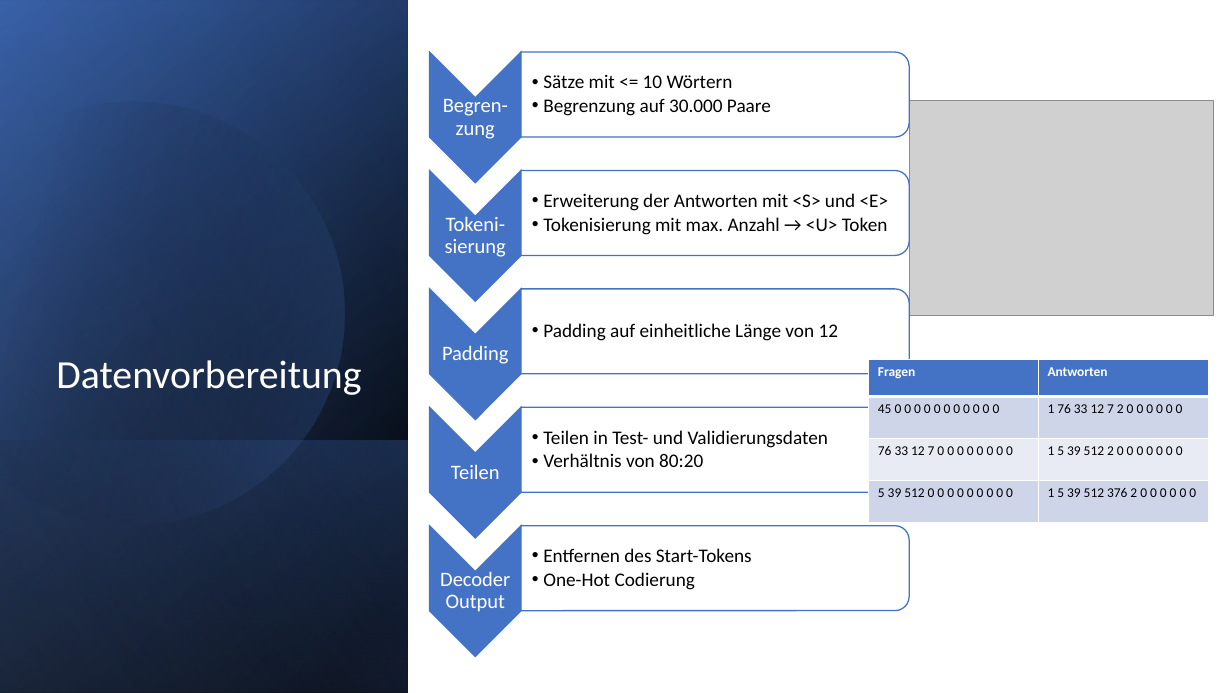
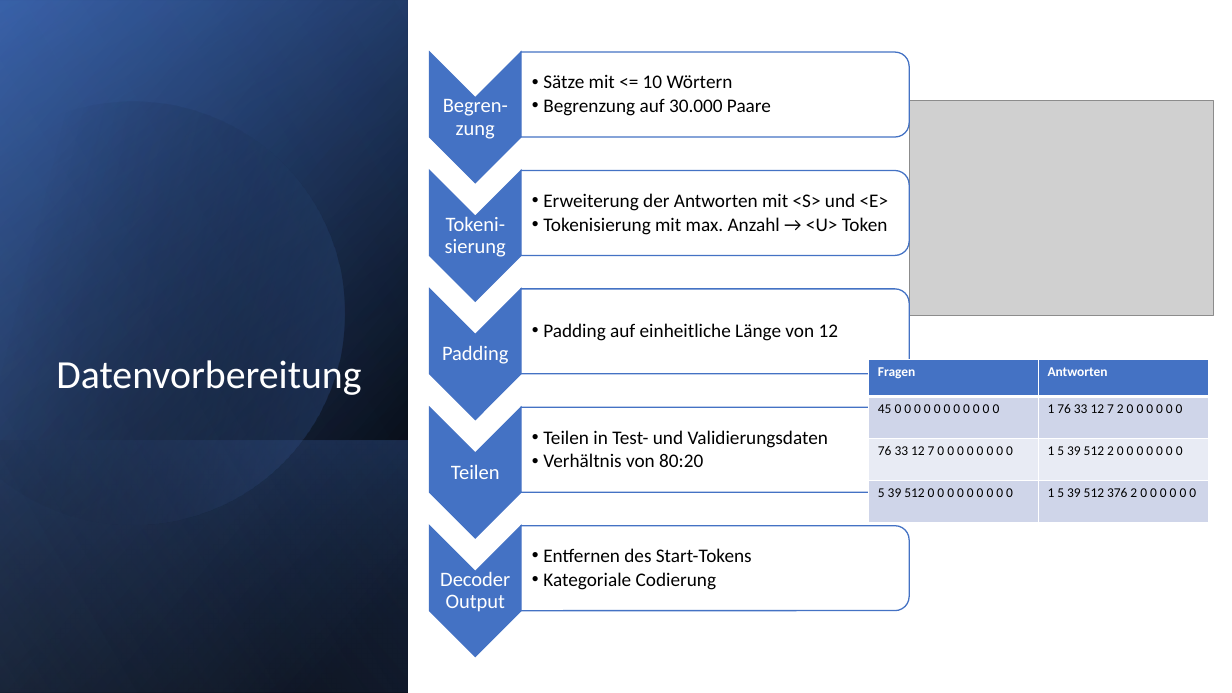
Before and after one commit to techsupport-noah/ML-Projekt, a slide deck: slide 6 of Chatbot.pptx. Drawn at 1232x693 pixels with LibreOffice and Linux fonts; fonts in the diff are those of the drawing; grey boxes stand for pictures. Boxes give left, top, right and bottom in pixels: in the first picture for what was removed or moved away, otherwise in the second. Text is boxed around its words. In the diff, an @@ line names an element or a change of style, - is before the commit and + after.

```diff
--- a/Chatbot.pptx
+++ b/Chatbot.pptx
@@ text at bbox=[543, 572, 716, 590]: text changed @@
-  • One-Hot Codierung
+  • Kategoriale Codierung
```
Also in this commit, not shown: 6 other slides changed.
